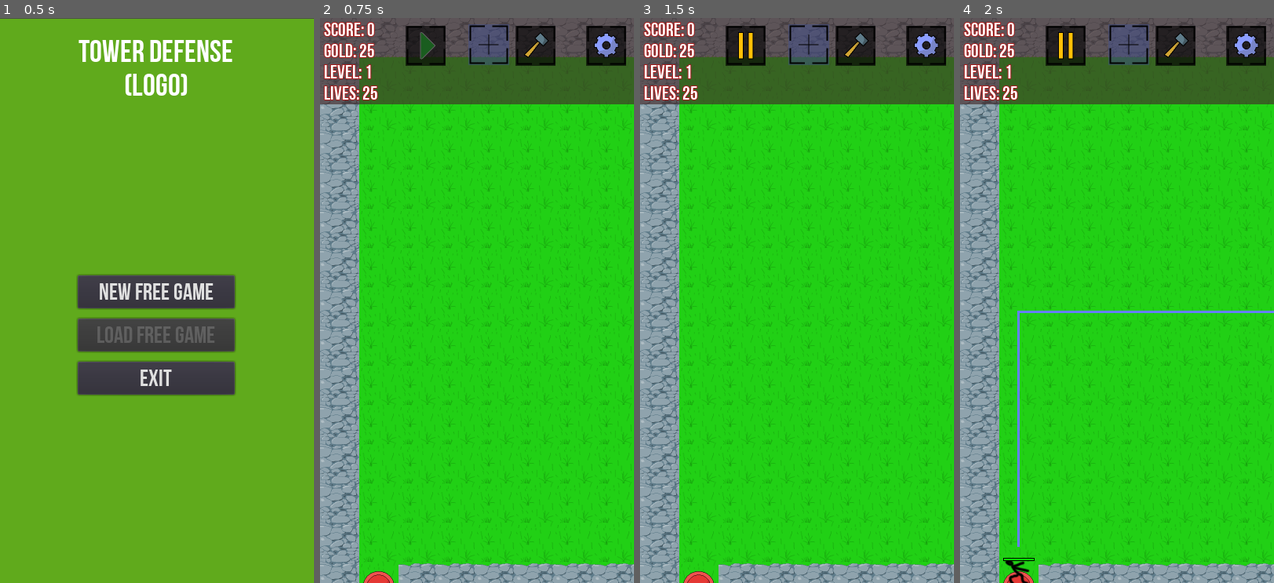
Above: before the commit, frames 1-4 (left to right).
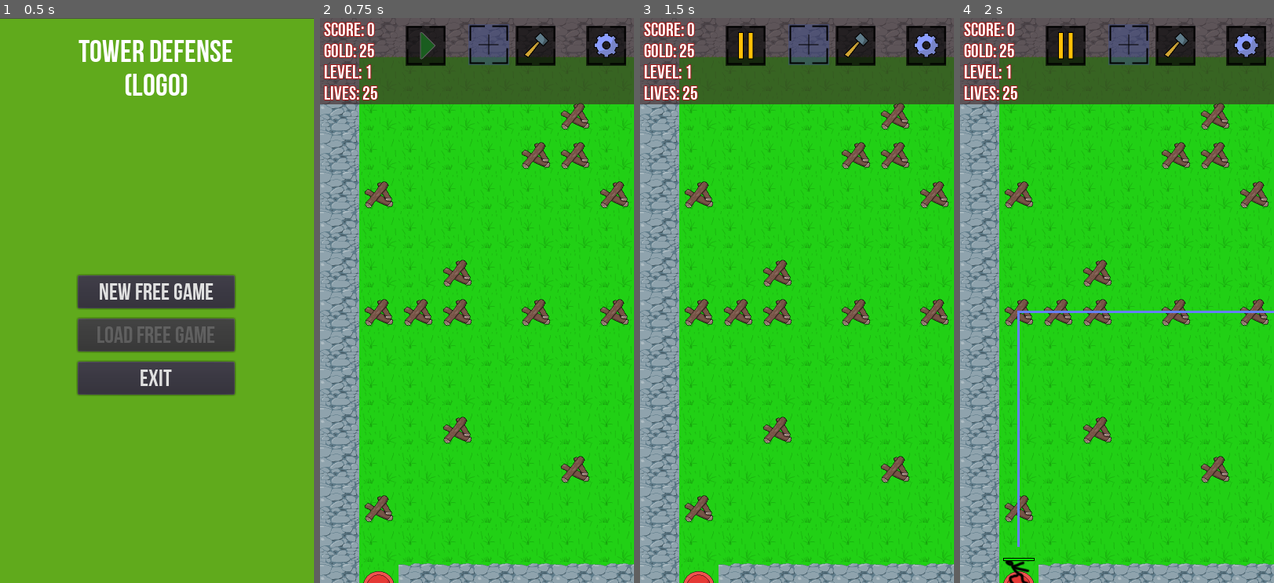
Above: after the commit, the same moments.

Repository: thewillwillhelp/godot-td
Game: Godot game, scene res://scenes/MainMenu.tscn
Same seed, same stepped clock (60 frames per second), same inputs: the game is played once before the commit and once after it.
Inputs (mouse positions are in pixels of both pictures, inside the frame that each line leads up to):
- Up to frame 1 (0.5 s): no input
- Up to frame 2 (0.75 s): click "New free game" at 0.5 s
- Up to frame 3 (1.5 s): click (746, 46) at 1.25 s
- Up to frame 4 (2 s): no input

Frame 1 is identical in both runs. In frame 2, 3.6% of the frame differs, in the area x 14-99%, y 15-90%; in frame 3, 3.6%; in frame 4, 3.4%.

Commit message:
feat: add barricades, which slows doen enemies

Diff:
--- /dev/null
+++ b/scenes/Barricade.tscn
@@ -0,0 +1,7 @@
+[gd_scene load_steps=2 format=2]
+
+[ext_resource path="res://assets/images/barricade.png" type="Texture" id=1]
+
+[node name="Barricade" type="Sprite"]
+scale = Vector2( 0.5, 0.5 )
+texture = ExtResource( 1 )
--- a/scenes/BattleFieldScene.gd
+++ b/scenes/BattleFieldScene.gd
@@ -47,6 +47,7 @@
 const CONSTRUCTION_TYPE_TOWER_BASEMENT = "TOWER BASEMENT"
 const CONSTRUCTION_TYPE_BALLISTA_TOWER = "BALLISTA TOWER"
 const CONSTRUCTION_TYPE_CANNON_TOWER = "CANNON TOWER"
+const CONSTRUCTION_TYPE_BARRICADE = "BARRICADE"
 
 const CONSTRUCTION_TYPES_COSTS: Dictionary = {
     "TOWER BASEMENT": 5,
@@ -96,7 +97,8 @@
         self.game_data = default_game_data.duplicate()
         self.game_data.start_position = self.get_random_border_position()
         self.game_data.end_position = self.get_random_border_position(self.game_data.start_position)
-        self.game_data.battlefield_data = create_initial_battlefield(self.game_data.field_width, self.game_data.field_height)
+        self.game_data.battlefield_data = self.create_initial_battlefield(self.game_data.field_width, self.game_data.field_height)
+        self.add_barricades(self.game_data.battlefield_data)
 
     main_tile_map.clear()
     $ExitArea.position = main_tile_map.map_to_world(self.game_data.end_position) + Vector2(25, 25)
@@ -105,6 +107,14 @@
     update_battle_field_view(self.game_data.battlefield_data)
     $BattleField.rect_size = Vector2(self.game_data.field_width * 50, self.game_data.field_height * 50)
     update_score_label()
+
+func output(battlefield_data):
+    var rows = ""
+    for row_index in range(0, len(battlefield_data)):
+        for cell_index in range(0, len(battlefield_data[row_index])):
+            rows += battlefield_data[row_index][cell_index].type[0]
+        rows += "\n"
+    print_debug(rows);
 
 # Called every frame. 'delta' is the elapsed time since the previous frame.
 #func _process(delta):
@@ -146,7 +156,7 @@
     $BattleField.add_child(next_mob)
     next_mob.position = main_tile_map.map_to_world(self.game_data.start_position) + main_tile_map.cell_size / 2
 
-    var target_position = main_tile_map.map_to_world(self.game_data.end_position) + main_tile_map.cell_size
+    # var target_position = main_tile_map.map_to_world(self.game_data.end_position) + main_tile_map.cell_size
     next_mob.world_tilemap = main_tile_map
     next_mob.target_position = self.game_data.end_position
     next_mob.z_index = 2
@@ -198,12 +208,17 @@
     var cell_position = main_tile_map.world_to_map(position)
     var current_cell_type: String = battlefield_data[cell_position.y][cell_position.x].type
     battlefield_data[cell_position.y][cell_position.x].type = CONSTRUCTION_TYPE_STONE_WALL
-    var came_from_map = utils.get_came_from_map(battlefield_data, self.game_data.start_position, self.game_data.end_position)
+    var came_from_map = utils.get_came_from_map(
+        battlefield_data,
+        self.game_data.start_position,
+        self.game_data.end_position,
+        [CONSTRUCTION_TYPE_GRASS, CONSTRUCTION_TYPE_BARRICADE]
+    )
     var path = utils.find_the_path(came_from_map, self.game_data.start_position, self.game_data.end_position)
     battlefield_data[cell_position.y][cell_position.x].type = current_cell_type
     return len(path) > 0
 
-func create_initial_battlefield(width: int, height: int):
+func create_initial_battlefield(width: int, height: int) -> Array:
     var battlefield_data: Array = []
     battlefield_data.resize(height)
 
@@ -212,6 +227,8 @@
         battlefield_data[row_index].resize(width)
         for cell_index in range(0, width):
             var cell = { "type": CONSTRUCTION_TYPE_GRASS }
+
+            # border:
             if ((cell_index == 0 or cell_index == width-1 or
                 row_index == 0 or row_index == height-1) and
                 self.game_data.start_position.distance_squared_to(Vector2(cell_index, row_index)) != 0 and
@@ -222,38 +239,58 @@
 
     return battlefield_data
 
-func update_battle_field_view(battlefield_data):
+func add_barricades(battlefield_data: Array):
+    var height = len(battlefield_data)
+    var width = len(battlefield_data[0])
     for row_index in range(0, len(battlefield_data)):
         for cell_index in range(0, len(battlefield_data[row_index])):
-            self.add_construction_to_battlefield(Vector2(cell_index, row_index), battlefield_data[row_index][cell_index].type)
+            if ((cell_index == 0 or cell_index == width-1 or
+                row_index == 0 or row_index == height-1) or
+                self.game_data.start_position.distance_squared_to(Vector2(cell_index, row_index)) == 0 or
+                self.game_data.end_position.distance_squared_to(Vector2(cell_index, row_index)) == 0):
+                continue
+
+            if randi() % 100 > 80:
+                battlefield_data[row_index][cell_index].type = CONSTRUCTION_TYPE_BARRICADE
+
+func update_battle_field_view(battlefield_data: Array):
+    for row_index in range(0, len(battlefield_data)):
+        for cell_index in range(0, len(battlefield_data[row_index])):
+            self.add_construction_to_battlefield(battlefield_data, Vector2(cell_index, row_index), battlefield_data[row_index][cell_index].type)
+            self.background_tile_map.set_cell(cell_index, row_index, CONSTRUCTION_TYPES_TILES[CONSTRUCTION_TYPE_GRASS])
+
+            if not battlefield_data[row_index][cell_index].type in CONSTRUCTION_TYPES_TILES:
+                self.main_tile_map.set_cell(cell_index, row_index, GRASS_TILE_INDEX)
+                continue
             var tile_index = CONSTRUCTION_TYPES_TILES[battlefield_data[row_index][cell_index].type]
             self.main_tile_map.set_cell(cell_index, row_index, tile_index)
 
-            self.background_tile_map.set_cell(cell_index, row_index, CONSTRUCTION_TYPES_TILES[CONSTRUCTION_TYPE_GRASS])
-
     emit_signal("battlefield_data_updated", battlefield_data)
 
 
-func add_construction_to_battlefield(cell_position: Vector2, construction_type: String):
-    if "construction" in self.game_data.battlefield_data[cell_position.y][cell_position.x]:
+func add_construction_to_battlefield(battlefield_data: Array, cell_position: Vector2, construction_type: String):
+    if "construction" in battlefield_data[cell_position.y][cell_position.x]:
         return
 
     # stone tile
-    if self.game_data.battlefield_data[cell_position.y][cell_position.x].type == CONSTRUCTION_TYPE_STONE_WALL:
-        return
-
-    var tile_name: String
+    if battlefield_data[cell_position.y][cell_position.x].type == CONSTRUCTION_TYPE_STONE_WALL:
+        return
+
+    # var tile_name: String
 
     var tower: Node2D = tower_scene.instance()
     if construction_type == CONSTRUCTION_TYPE_TOWER_BASEMENT:
-        tile_name = "tower-basement"
+        # tile_name = "tower-basement"
         tower.entity_type = 1
     elif construction_type == CONSTRUCTION_TYPE_BALLISTA_TOWER:
-        tile_name = "ballista-tower"
+        # tile_name = "ballista-tower"
         tower.entity_type = 2
     elif construction_type == CONSTRUCTION_TYPE_CANNON_TOWER:
-        tile_name = "cannon-tower"
+        # tile_name = "cannon-tower"
         tower.entity_type = 3
+    elif construction_type == CONSTRUCTION_TYPE_BARRICADE:
+        # tile_name = "cannon-tower"
+        tower.entity_type = 4
     else:
         tower.queue_free()
         return
@@ -263,8 +300,8 @@
     $BattleField.add_child(tower)
     tower.battle_field = $BattleField
 
-    self.game_data.battlefield_data[cell_position.y][cell_position.x].type = construction_type
-    self.game_data.battlefield_data[cell_position.y][cell_position.x].construction = tower
+    battlefield_data[cell_position.y][cell_position.x].type = construction_type
+    battlefield_data[cell_position.y][cell_position.x].construction = tower
 
 func reset_game():
     for battlefield_row in game_data.battlefield_data:
@@ -277,7 +314,7 @@
     $mob_create_timer.stop()
     self.current_wave_mobs_creation_counter = 0
     self.remove_all_enemies()
-    self.start_game()
+    # self.start_game()
 
 func remove_all_enemies():
     for child in $BattleField.get_children():
@@ -295,13 +332,12 @@
     file_to_save.store_var(data_to_save)
     file_to_save.close()
 
-func load_game():
+func load_game() -> void:
     var file_to_load = File.new()
     if not file_to_load.file_exists("user://savegame.save"):
         return # Error! We don't have a save to load.
 
     file_to_load.open("user://savegame.save", File.READ)
-
     var loaded_game_data = file_to_load.get_var()
     file_to_load.close()
 
@@ -312,6 +348,7 @@
                 cell.erase("construction")
 
     self.reset_game()
+    print_debug("next: reload game data")
     self.game_data = loaded_game_data
     self.start_game(false)
 
@@ -444,7 +481,7 @@
 
 func _on_BattleField_gui_input(event: InputEvent):
     if event is InputEventMouseButton:
-        var battleFieldRect = $BattleField.get_rect()
+        # var battleFieldRect = $BattleField.get_rect()
         if event.button_index == BUTTON_LEFT:
             if $SwipeDetector.is_screen_moved():
                 return
--- a/scenes/Battle_GUI.tscn
+++ b/scenes/Battle_GUI.tscn
@@ -254,5 +254,4 @@
 __meta__ = {
 "_edit_use_anchors_": false
 }
-[connection signal="button_up" from="SelectionPreview/Button" to="." method="_on_Selection_preview_click"]
 [connection signal="close_menu" from="BuildingMenu" to="." method="_on_BuildingMenu_close_menu"]
--- a/scenes/MobScene.gd
+++ b/scenes/MobScene.gd
@@ -24,8 +24,9 @@
 var hit_points: int = 4
 var max_hp: int = 4
 var speed: int = 50
+var default_speed: int = 50
 var world_tilemap: TileMap
-var came_from_map: Dictionary
+# var came_from_map: Dictionary
 # target position in tilemap cells
 var target_position: Vector2
 
@@ -95,16 +96,19 @@
         self.receive_damage(area)
         area.queue_free()
 
-func on_battlefield_data_changed(updated_battlefield_data) -> void:
+    if area.entity_class == "Construction":
+        self.speed = area.movement_factor * self.speed
+
+func on_battlefield_data_changed(updated_battlefield_data: Array) -> void:
     update_escaped_path(updated_battlefield_data)
 
 func update_escaped_path(battlefield_data) -> void:
     var current_cell_position = world_tilemap.world_to_map(position)
-    var came_from_map = utils.get_came_from_map(battlefield_data, current_cell_position, target_position)
+    var came_from_map = utils.get_came_from_map(battlefield_data, current_cell_position, target_position, ["BARRICADE", "GRASS"])
     var path = utils.find_the_path(came_from_map, current_cell_position, target_position)
-    var escape_path = utils.convert_tilemap_positions_to_real(world_tilemap, path)
+    var updated_escape_path = utils.convert_tilemap_positions_to_real(world_tilemap, path)
     update_path_line()
-    set_path(escape_path)
+    set_path(updated_escape_path)
 
 func update_path_line() -> void:
     var path_line = []
@@ -114,12 +118,23 @@
     $Line2D.points = path_line
 
 func update_params_according_type() -> void:
-    if entity_type == 1:
-        max_hp = 8
-        speed = 50
-    if entity_type == 2:
-        max_hp = 3
-        speed = 90
+    if self.entity_type == 1:
+        self.max_hp = 8
+        self.default_speed = 50
+        self.speed = 50
+    if self.entity_type == 2:
+        self.max_hp = 3
+        self.default_speed = 90
+        self.speed = 90
 
-    max_hp = difficulty_modifier * max_hp
-    hit_points = max_hp
+    self.max_hp = self.difficulty_modifier * self.max_hp
+    self.hit_points = self.max_hp
+
+
+func _on_MobScene_area_exited(area: Area2D):
+    if not "entity_class" in area:
+        return
+
+    if area.entity_class == "Construction":
+        self.speed = self.speed / area.movement_factor
+        # self.default_speed
--- a/scenes/MobScene.tscn
+++ b/scenes/MobScene.tscn
@@ -4,7 +4,7 @@
 [ext_resource path="res://scenes/MobScene.gd" type="Script" id=2]
 
 [sub_resource type="RectangleShape2D" id=1]
-extents = Vector2( 20, 20 )
+extents = Vector2( 15, 15 )
 
 [node name="MobScene" type="Area2D"]
 script = ExtResource( 2 )
@@ -49,3 +49,4 @@
 [node name="Line2D" type="Line2D" parent="."]
 width = 3.0
 [connection signal="area_entered" from="." to="." method="_on_Area2D_area_entered"]
+[connection signal="area_exited" from="." to="." method="_on_MobScene_area_exited"]
--- a/scenes/towers/SimpleTower.gd
+++ b/scenes/towers/SimpleTower.gd
@@ -1,35 +1,60 @@
 extends Node2D
 
 signal tower_was_selected
+
+const PREVIEW_TOWER_RECT: Rect2 = Rect2(50, 0, 50, 100)
+const PREVIEW_CANNON_TOWER_RECT: Rect2 = Rect2(100, 0, 50, 100)
+const PREVIEW_WALL_RECT: Rect2 = Rect2(0, -50, 50, 100)
+const PREVIEW_BARRICADE_RECT := Rect2(0, 0, 100, 100)
+const TEXTURE_BARRICADE = preload("res://assets/images/barricade.png")
+const TEXTURE_SPRITESET = preload("res://assets/images/SpriteSet.png")
 
 var bullet_scene: PackedScene = preload("res://scenes/bullets/Simple_Bullet.tscn")
 var battle_field: Node
 var entity_class = "Construction"
 var entity_type = 1
 var bullet_type = 0
-var cooldown_time: int = 1
+var cooldown_time: float = 1
 var radius = 150
 var radius_is_visible = false
 var is_ready_to_shot = false
 var reloading_timer_counter = 0
+var movement_factor = 1
 
 # Called when the node enters the scene tree for the first time.
 func _ready():
     set_process(false)
 
     if self.entity_type == 1:
-        $Sprite.region_rect = Rect2(0, -50, 50, 100)
+        $Sprite.visible = false
+        $Sprite.set_offset(Vector2(0, -25))
+        $Sprite.texture = TEXTURE_SPRITESET
+        $Sprite.region_rect = PREVIEW_WALL_RECT
         self.bullet_type = 0
     elif self.entity_type == 2:
-        $Sprite.region_rect = Rect2(50, 0, 50, 100)
+        $Sprite.visible = false
+        $Sprite.set_offset(Vector2(0, -25))
+        $Sprite.texture = TEXTURE_SPRITESET
+        $Sprite.region_rect = PREVIEW_TOWER_RECT
         self.radius = 175
         self.cooldown_time = 1
         self.bullet_type = 1
     elif self.entity_type == 3:
-        $Sprite.region_rect = Rect2(100, 0, 50, 100)
+        $Sprite.visible = false
+        $Sprite.set_offset(Vector2(0, -25))
+        $Sprite.texture = TEXTURE_SPRITESET
+        $Sprite.region_rect = PREVIEW_CANNON_TOWER_RECT
         self.radius = 100
         self.cooldown_time = 1.5
         self.bullet_type = 2
+    elif self.entity_type == 4:
+        $Sprite.visible = true
+        $Sprite.texture = TEXTURE_BARRICADE
+        $Sprite.set_scale(Vector2(0.5, 0.5))
+        $Sprite.set_offset(Vector2(0, 0))
+        $Sprite.region_rect = PREVIEW_BARRICADE_RECT
+        self.movement_factor = 0.5
+        self.bullet_type = 0
 
     if self.bullet_type > 0:
         self.set_process(true)
@@ -37,7 +62,7 @@
         $TextureProgress.visible = false
 
 func _draw():
-    if radius_is_visible:
+    if self.radius_is_visible:
         self.draw_arc(Vector2() , self.radius, 0, 2*PI, 31, Color.red, 2)
 
 func _process(delta):
@@ -91,6 +116,9 @@
     if self.entity_type == 1:
         return
 
+    if self.entity_type == 4:
+        return
+
     if self.radius_is_visible:
         self.hide_radius()
     else:
--- a/scenes/towers/SimpleTower.tscn
+++ b/scenes/towers/SimpleTower.tscn
@@ -4,14 +4,11 @@
 [ext_resource path="res://scenes/towers/SimpleTower.gd" type="Script" id=2]
 
 [sub_resource type="RectangleShape2D" id=1]
-extents = Vector2( 25, 25 )
 
-[node name="SimpleTower" type="Node2D"]
+[node name="SimpleTower" type="Area2D"]
 script = ExtResource( 2 )
 
-[node name="Area2D" type="Area2D" parent="."]
-
-[node name="CollisionShape2D" type="CollisionShape2D" parent="Area2D"]
+[node name="CollisionShape2D" type="CollisionShape2D" parent="."]
 shape = SubResource( 1 )
 
 [node name="Sprite" type="Sprite" parent="."]
--- a/utils/Utils.gd
+++ b/utils/Utils.gd
@@ -15,17 +15,16 @@
     else:
         return []
 
-static func get_came_from_map(battlefield_data, current_position: Vector2, target_position: Vector2):
+static func get_came_from_map(battlefield_data, current_position: Vector2, target_position: Vector2, free_cell_types: Array = ["GRASS"]):
     var came_from_map = {}
 
     var queue = [current_position]
     while (len(queue) != 0):
-        if randi() % 100 > 99: print_debug('get came from map')
         var next_position = queue.pop_front()
         if next_position.distance_squared_to(target_position) == 0:
             break
 
-        var neighbors = find_free_neighbour(battlefield_data, next_position, "GRASS")
+        var neighbors = find_free_neighbour(battlefield_data, next_position, free_cell_types)
 
         for nei in neighbors:
             if not nei in came_from_map:
@@ -42,7 +41,7 @@
 
     return came_from_map
 
-static func find_free_neighbour(battlefield_data, cell_position: Vector2, free_cell_type: String):
+static func find_free_neighbour(battlefield_data, cell_position: Vector2, free_cell_types: Array):
     var free_neighbours = []
     var max_y = len(battlefield_data)
     var max_x = len(battlefield_data[0])
@@ -60,8 +59,11 @@
                 continue
 
             var cell_type = battlefield_data[nei_position.y][nei_position.x].type
-            if free_cell_type == cell_type:
-                free_neighbours.push_back(nei_position)
+
+            for free_cell_type in free_cell_types:
+                if free_cell_type == cell_type:
+                    free_neighbours.push_back(nei_position)
+                    break
 
     return free_neighbours
 
Binary file added: assets/images/barricade.png
Not shown, added: assets/images/barricade.png.import
